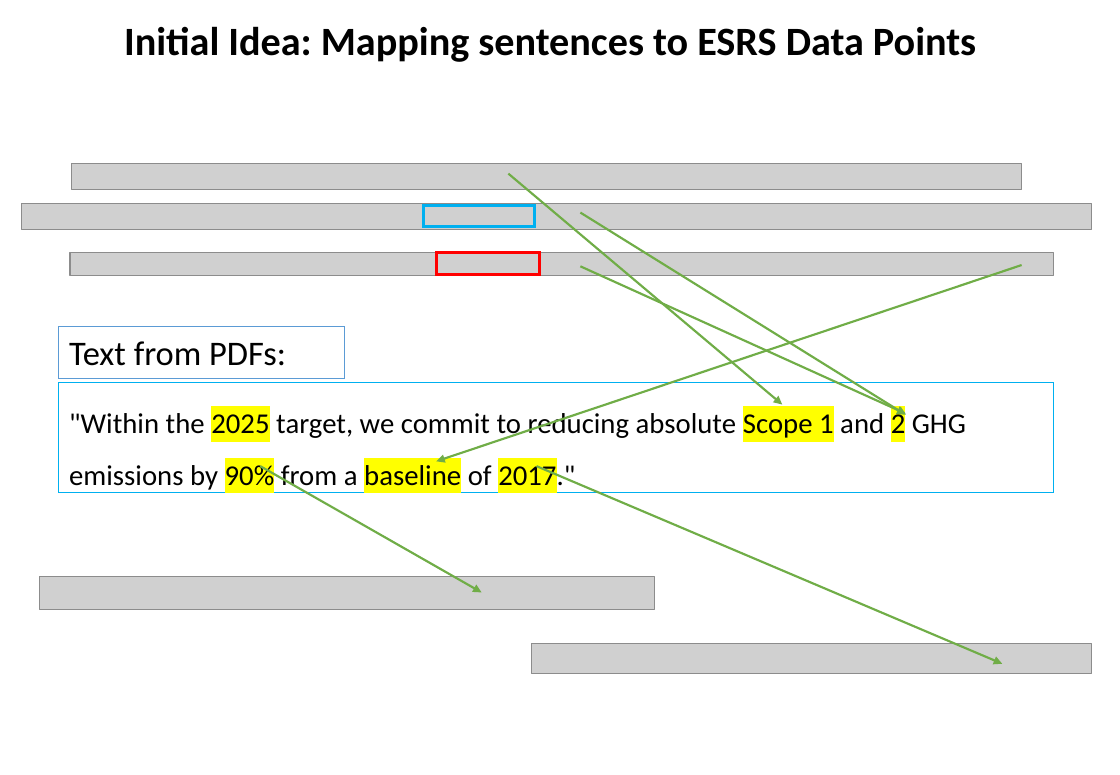
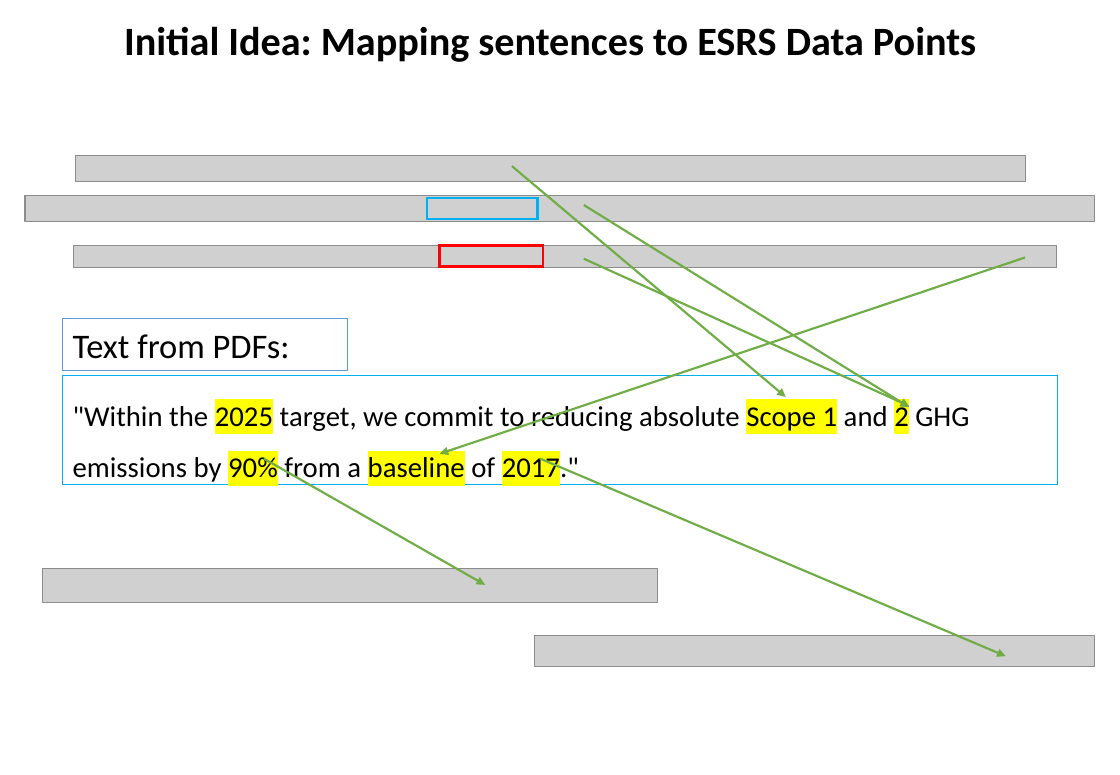
Before and after one commit to rainergo/UASFRA-MS-KnowledgeGraph, a slide deck: slide 8 of project/Project.pptx (slide 5 before the commit). Drawn at 1120x775 pixels with LibreOffice and Linux fonts; fonts in the diff are those of the drawing; grey boxes stand for pictures. Boxes give left, top, right and bottom in pixels: in the first picture for what was removed or moved away, otherwise in the second. Text is boxed around its words. In the diff, an @@ line names an element or a change of style, - is before the commit and + after.

```diff
--- a/project/Project.pptx
+++ b/project/Project.pptx
@@ 3 pictures, 3 rectangles, 3 arrows: place and size @@
-3 pictures, 3 rectangles, 3 arrows at (22,204,1092,675)
+3 pictures, 3 rectangles, 3 arrows at (25,196,1095,667)
@@ 3 arrows, 2 pictures, 1 rectangle: place and size @@
-3 arrows, 2 pictures, 1 rectangle at (39,163,1023,664)
+3 arrows, 2 pictures, 1 rectangle at (43,156,1026,657)
```
Also in this commit, not shown: 4 other slides changed, 4 slides added, 1 slide removed, 4 other files.
